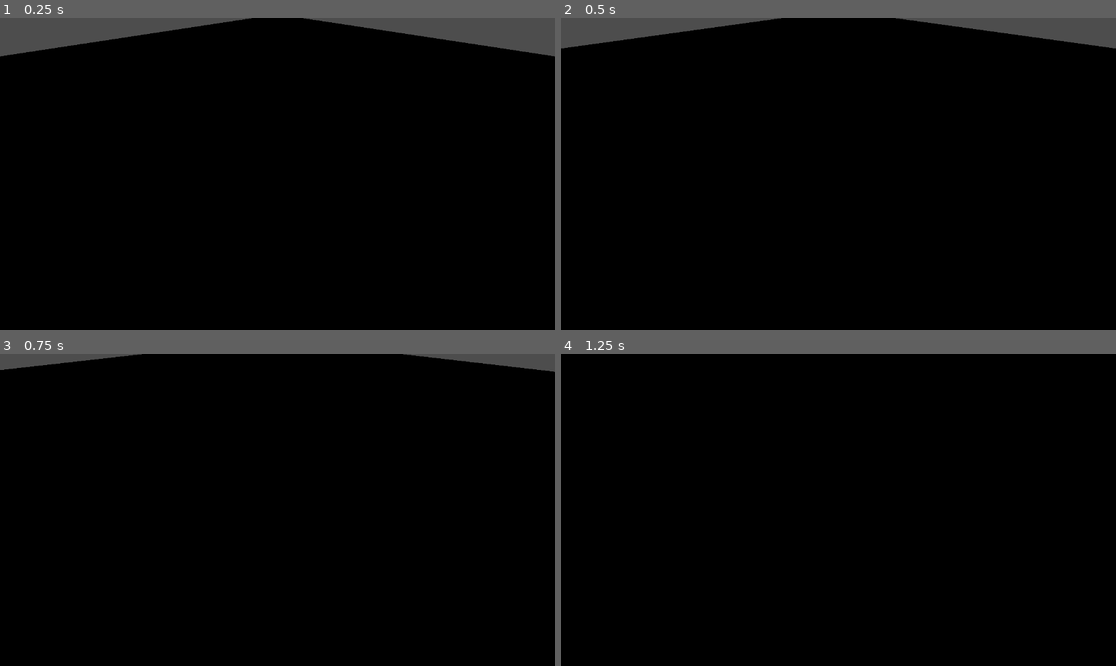
Above: before the commit, frames 1-4 (two rows, left to right).
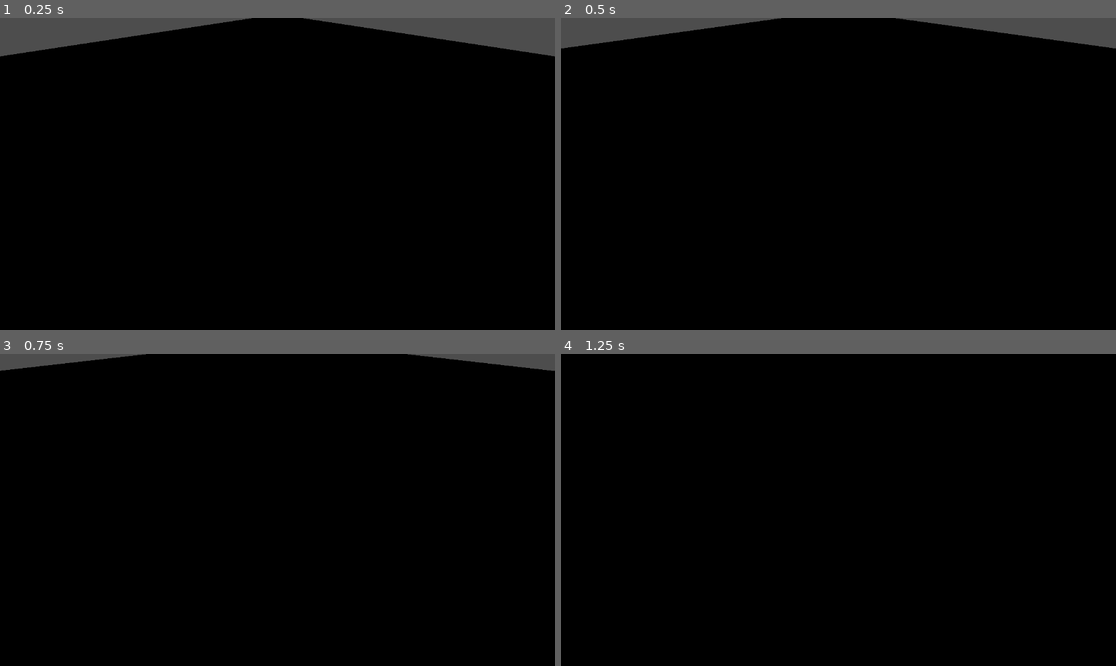
Above: after the commit, the same moments.

Repository: Vladimir-Maks/PhotikMasterShop
Game: Godot game, scene res://levels/test.tscn
The game is run twice, just before and just after one commit, with the same random seed, the same clock (stepped at 60 frames per second) and the same inputs. The engine's default icon, where the game draws it, is replaced by a stand-in: a white triangle on a blue panel in a dark square.
Inputs:
- Up to frame 1 (0.25 s): no input
- Up to frame 2 (0.5 s): no input
- Up to frame 3 (0.75 s): hold Right (ui_right) from 0.53 s (still down)
- Up to frame 4 (1.25 s): keep holding Right (ui_right)

Frames 1-2 are identical in both runs. In frame 3, 0.1% of the frame differs, in the area x 0-100%, y 0-6%; in frame 4, nothing differs.

Commit message:
feature: added rotation speed to player

Diff:
--- a/player/movement.gd
+++ b/player/movement.gd
@@ -2,11 +2,24 @@
 
 @onready var body : CharacterBody3D = $"../.."
 @onready var cam_pivot : Node3D = %CameraPivot
-const SPEED = 5.0
-const JUMP_VELOCITY = 4.5
+const SPEED := 5.0
+const JUMP_VELOCITY := 4.5
+const FRICTION_DELTA := 0.3
+const ROTATION_DELTA := 0.1
+
+var wish_velocity := Vector3.ZERO
+
+var wish_direction := Vector3.ZERO
+var direction := Vector3.ZERO
 
 func _ready() -> void:
 	pass
+
+func _get_direction_diff() -> float:
+	var result := 1.0 - absf(wish_direction.length() - direction.length())
+	print(result)
+	return result
+
 
 func _physics_process(delta: float) -> void:
 	# Add the gravity.
@@ -15,13 +28,19 @@
 
 	var input_dir := Input.get_vector("ui_left", "ui_right", "ui_up", "ui_down")
 
-	var direction := (body.transform.basis * Vector3(input_dir.x, 0, input_dir.y).rotated(Vector3.UP, cam_pivot.global_rotation.y - body.global_rotation.y)).normalized()
+	wish_direction = (body.transform.basis * Vector3(input_dir.x, 0, input_dir.y).rotated(Vector3.UP, cam_pivot.global_rotation.y - body.global_rotation.y)).normalized()
 
-	if direction:
-		body.velocity.x = direction.x * SPEED
-		body.velocity.z = direction.z * SPEED
+	direction = direction.lerp(wish_direction, ROTATION_DELTA)
+
+	if wish_direction:
+		var diff := _get_direction_diff()
+		wish_velocity.x = direction.x * SPEED * diff
+		wish_velocity.z = direction.z * SPEED * diff
 	else:
-		body.velocity.x = move_toward(body.velocity.x, 0, SPEED)
-		body.velocity.z = move_toward(body.velocity.z, 0, SPEED)
+		wish_velocity.x = move_toward(wish_velocity.x, 0, FRICTION_DELTA)
+		wish_velocity.z = move_toward(wish_velocity.z, 0, FRICTION_DELTA)
+
+	body.velocity.x = lerpf(body.velocity.x, wish_velocity.x, FRICTION_DELTA)
+	body.velocity.z = lerpf(body.velocity.z, wish_velocity.z, FRICTION_DELTA)
 
 	body.move_and_slide()
